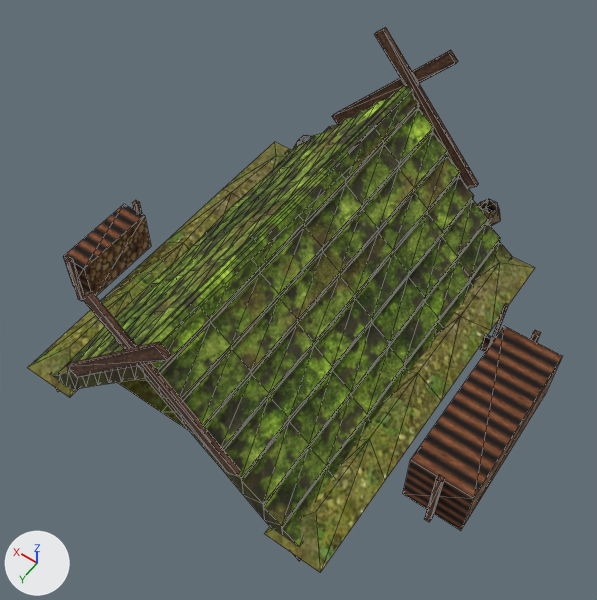
Before and after pictures for a commit that changed the glTF model apps/web/public/models/crafts/uhlir.glb.
Camera for both pictures: a 50 mm lens placed at (-4.68, 6.4, 10.55), pointed at (-0.3, 0.27, 0.91). Arrows for +X, +Y and +Z are at lower left; the lights stay in place. The first picture is the older version. Mesh edges are drawn as thin lines. Vertices at exactly the same position are counted once.

In view in the first picture: 'uhlir'.
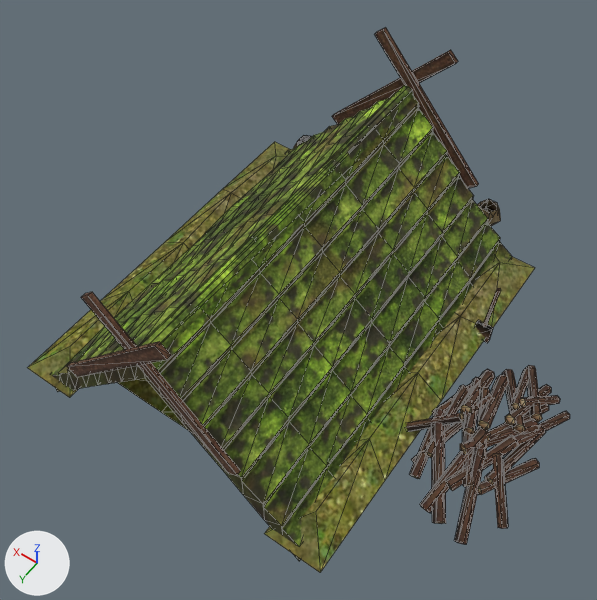
Changed parts and their boxes [x1, y1, x2, y2] in the pictures (597 x 600 px; the box of a moved part takes in the faces that stretch with it):
'uhlir', reshaped: before [28, 27, 562, 572]; after [28, 27, 570, 572]
part 1 of me_uhlir_thatch_1, moved or reshaped: before [481, 334, 492, 352]; after [475, 320, 493, 343]
part 2 of me_uhlir_thatch_1, deleted: before [133, 200, 142, 214]
part 3 of me_uhlir_thatch_1, deleted: before [65, 257, 84, 301]
part 4 of me_uhlir_thatch_1, deleted (brown): before [63, 204, 151, 296]
part 5 of me_uhlir_thatch_1, deleted: before [531, 330, 540, 342]
part 6 of me_uhlir_thatch_1, cut back: before [403, 303, 562, 530]; after [406, 288, 570, 544]

The change, as a diff of the scene's bpy script:
```diff
--- a/apps/web/public/models/crafts/uhlir.glb.py
+++ b/apps/web/public/models/crafts/uhlir.glb.py
@@ me_uhlir_thatch_1 @@
 # used by ob_uhlir; location = (0.0, 0.0, 0.0)
-me_uhlir_thatch_1.from_pydata(...)  # 678 vertices, 1072 faces; spans x -3.9..3.28, y -3.85..3.2, z -1.0..3.34
+me_uhlir_thatch_1.from_pydata(...)  # 930 vertices, 1504 faces; spans x -4.39..2.7, y -3.85..3.2, z -1.0..3.34
+# me_uhlir_thatch_1 part 1: the loose piece of 8 vertices spanning x -2.98..-2.72, y -1.28..-1.22, z -0.1..0.25 is moved by (0.23, -0.17, 0.0)
+# me_uhlir_thatch_1 part 2: the loose piece of 8 vertices spanning x 3.01..3.09, y 0.1..0.18, z -0.1..0.87 is deleted
+# me_uhlir_thatch_1 part 3: the loose piece of 8 vertices spanning x 3.01..3.09, y 1.62..1.7, z -0.1..0.87 is deleted
+# me_uhlir_thatch_1 part 4: the loose piece of 8 vertices spanning x 2.82..3.28, y 0.2..1.6, z 0.0..0.75 is deleted
+# me_uhlir_thatch_1 part 5: the loose piece of 8 vertices spanning x -3.49..-3.41, y -1.1..-1.02, z -0.1..1.12 is deleted
+# me_uhlir_thatch_1 part 6: 24 vertices removed from x -3.9..-2.82, y -1.23..1.7, z -0.1..1.76; 308 vertices added at x -4.39..-2.49, y -1.45..1.82, z -0.01..1.3
 me_uhlir_thatch_1.materials.append(mat_craft_atlas_moss)
```
